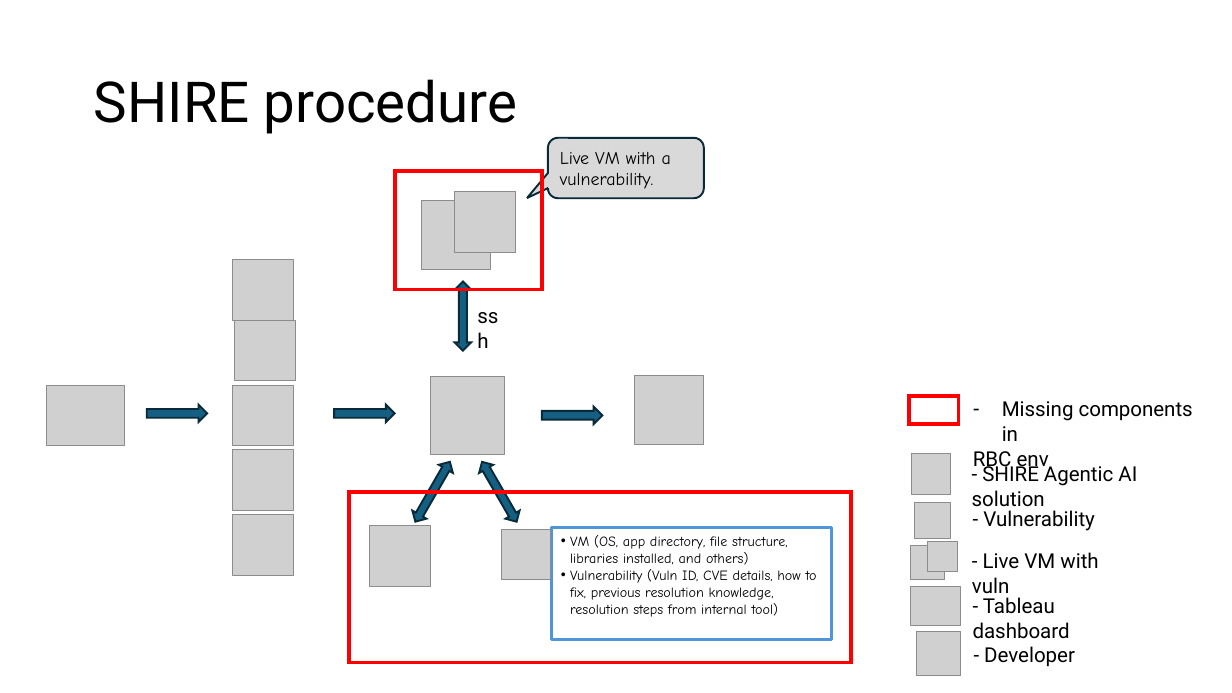
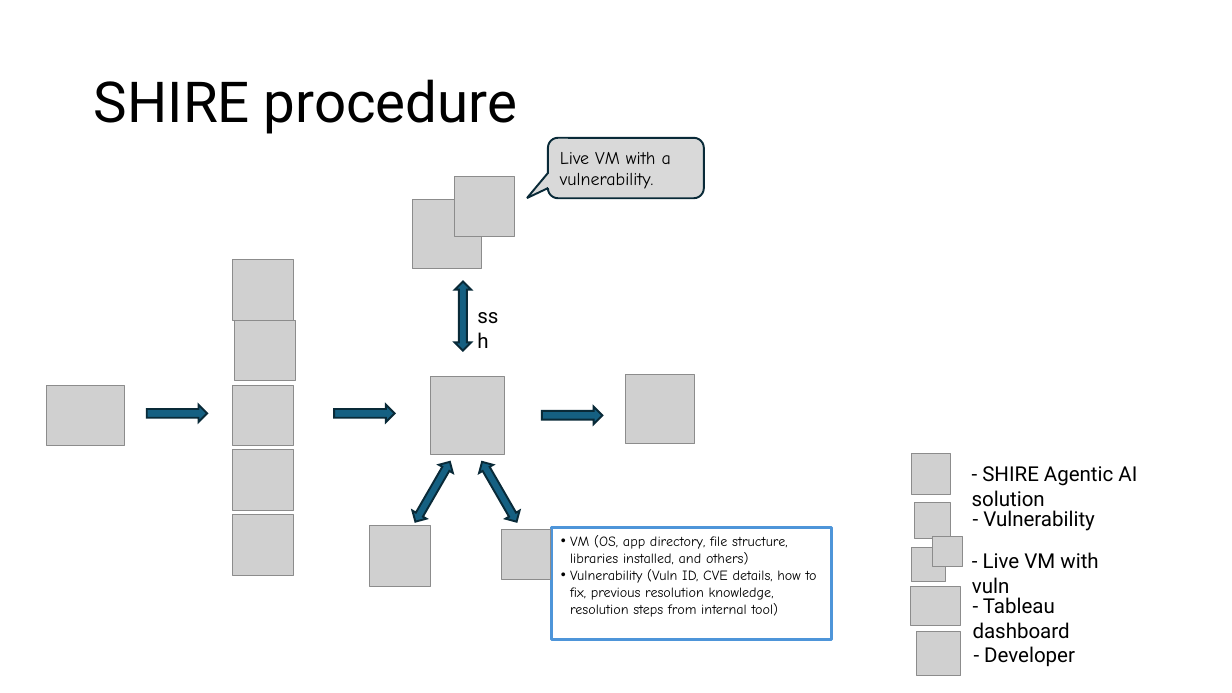
Before and after one commit to NotYeshwanthReddy/agentic_cve_patcher, a slide deck: slide 3 of docs/SHIRE MVP Plan.pptx. Drawn at 1232x693 pixels with LibreOffice and Linux fonts; fonts in the diff are those of the drawing; grey boxes stand for pictures. Boxes give left, top, right and bottom in pixels: in the first picture for what was removed or moved away, otherwise in the second. Text is boxed around its words. In the diff, an @@ line names an element or a change of style, - is before the commit and + after.

```diff
--- a/docs/SHIRE MVP Plan.pptx
+++ b/docs/SHIRE MVP Plan.pptx
@@ rectangle removed at (395, 171, 542, 289) @@
@@ picture: place and size @@
-picture at (455, 192, 515, 252)
+picture at (454, 177, 514, 237)
@@ picture: place and size @@
-picture at (421, 201, 491, 270)
+picture at (412, 200, 482, 269)
@@ picture: place and size @@
-picture at (635, 376, 704, 445)
+picture at (626, 375, 695, 445)
@@ rectangle removed at (909, 396, 959, 424) @@
@@ text removed at (973, 401, 1193, 472) @@
-– Missing components in
-RBC env
@@ rectangle removed at (349, 493, 851, 663) @@
@@ picture: place and size @@
-picture at (927, 542, 958, 572)
+picture at (933, 537, 963, 567)
```
Also in this commit, not shown: 4 other slides changed, 4 slides added.
